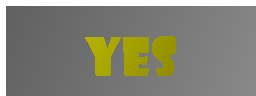
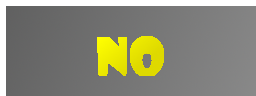
Revision of a layered (256, 96) image; what changed, layer by layer:
hid "yes down", painted on it over 85, 36, 176, 76
showed "no down", painted on it over 97, 36, 164, 76
